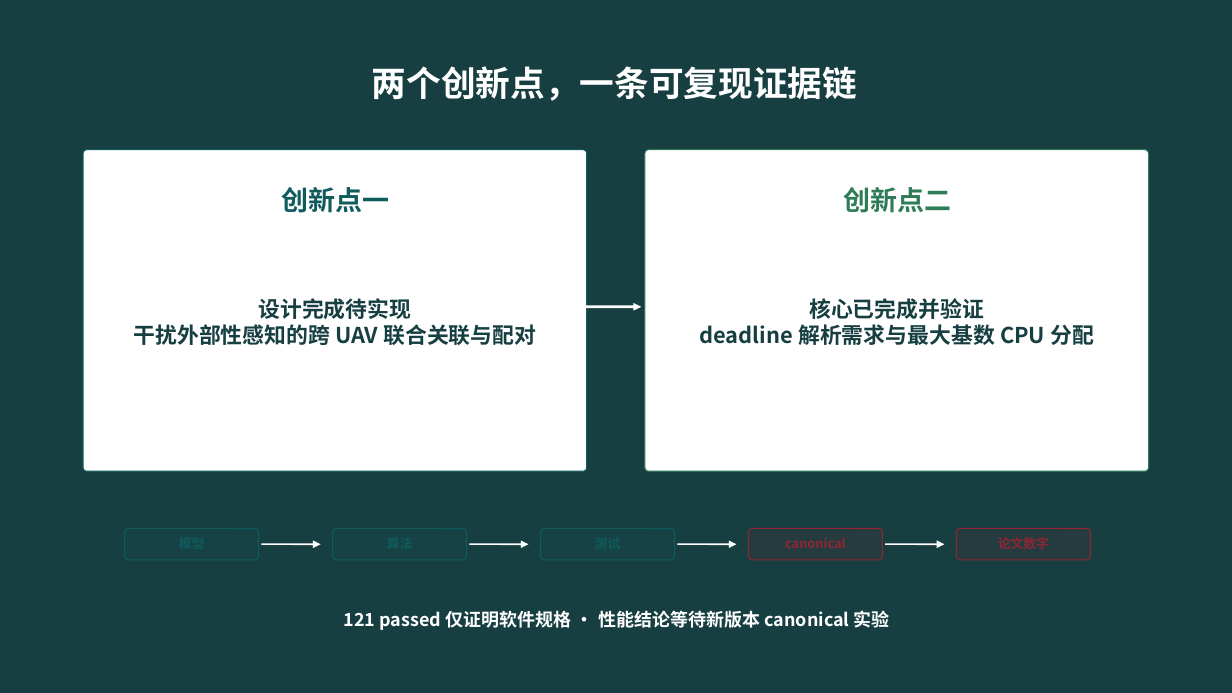
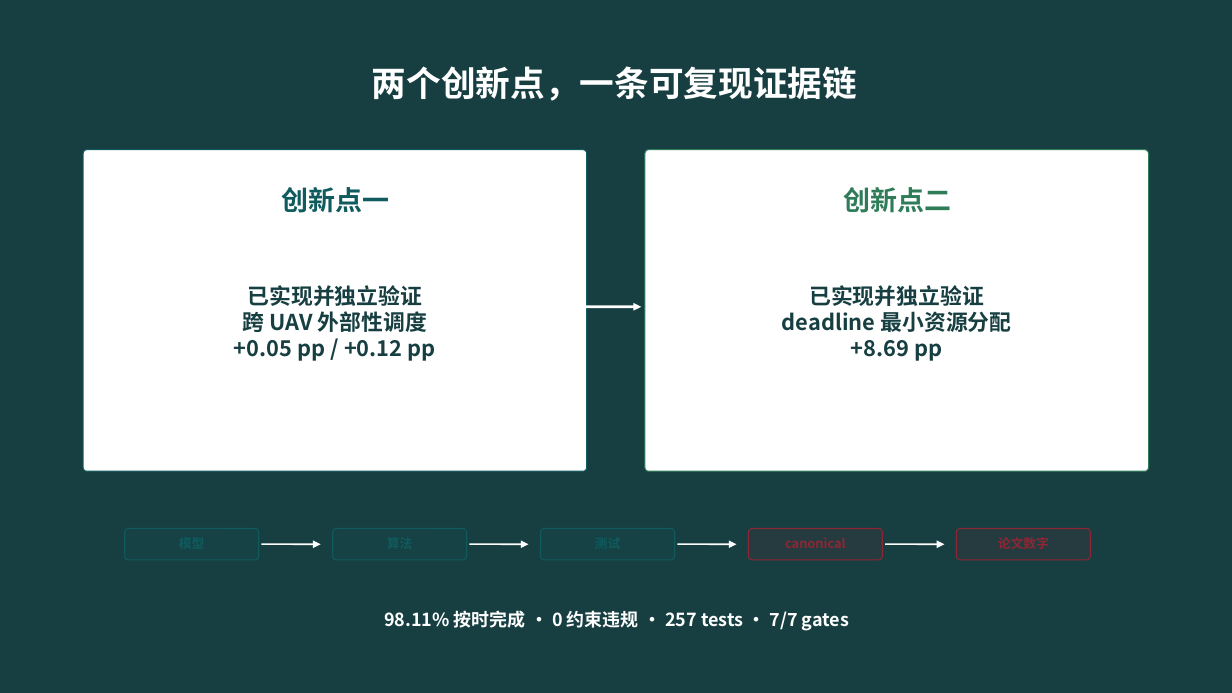
Before and after one commit to Timx-G/Master-Thesis, a slide deck: slide 17 of deliverables/defense_2026/outputs/中期答辩_关铭锡.pptx (slide 16 before the commit). Drawn at 1232x693 pixels with LibreOffice and Linux fonts; fonts in the diff are those of the drawing. Boxes give left, top, right and bottom in pixels: in the first picture for what was removed or moved away, otherwise in the second. Text is boxed around its words. In the diff, an @@ line names an element or a change of style, - is before the commit and + after.

```diff
--- a/deliverables/defense_2026/outputs/中期答辩_关铭锡.pptx
+++ b/deliverables/defense_2026/outputs/中期答辩_关铭锡.pptx
@@ text at (234,285,436,361): text changed @@
-设计完成待实现
-干扰外部性感知的跨 UAV 联合关联与配对
+已实现并独立验证
+跨 UAV 外部性调度
++0.05 pp / +0.12 pp
@@ text at (782,285,1011,361): text changed @@
-核心已完成并验证
-deadline 解析需求与最大基数 CPU 分配
+已实现并独立验证
+deadline 最小资源分配
++8.69 pp
@@ text at (384,610,849,631): text changed @@
-121 passed 仅证明软件规格 · 性能结论等待新版本 canonical 实验
+98.11% 按时完成 · 0 约束违规 · 257 tests · 7/7 gates
```
Also in this commit, not shown: 7 other slides changed, 9 slides added, 8 slides removed, 55 other files.
